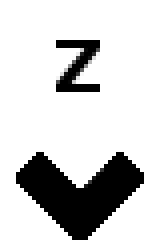
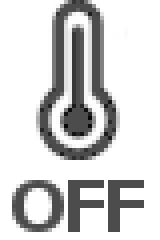
Before/after of a w=160, h=240 layered artwork. What changed in the layer stack:
hid "-y copy", painted on it over [16,152,144,240]
hid "-z txt2 #1", painted on it over [56,40,100,92]
showed "off txt2", painted on it over [12,180,144,232]
showed "Clipboard #3", painted on it over [32,0,128,160]
